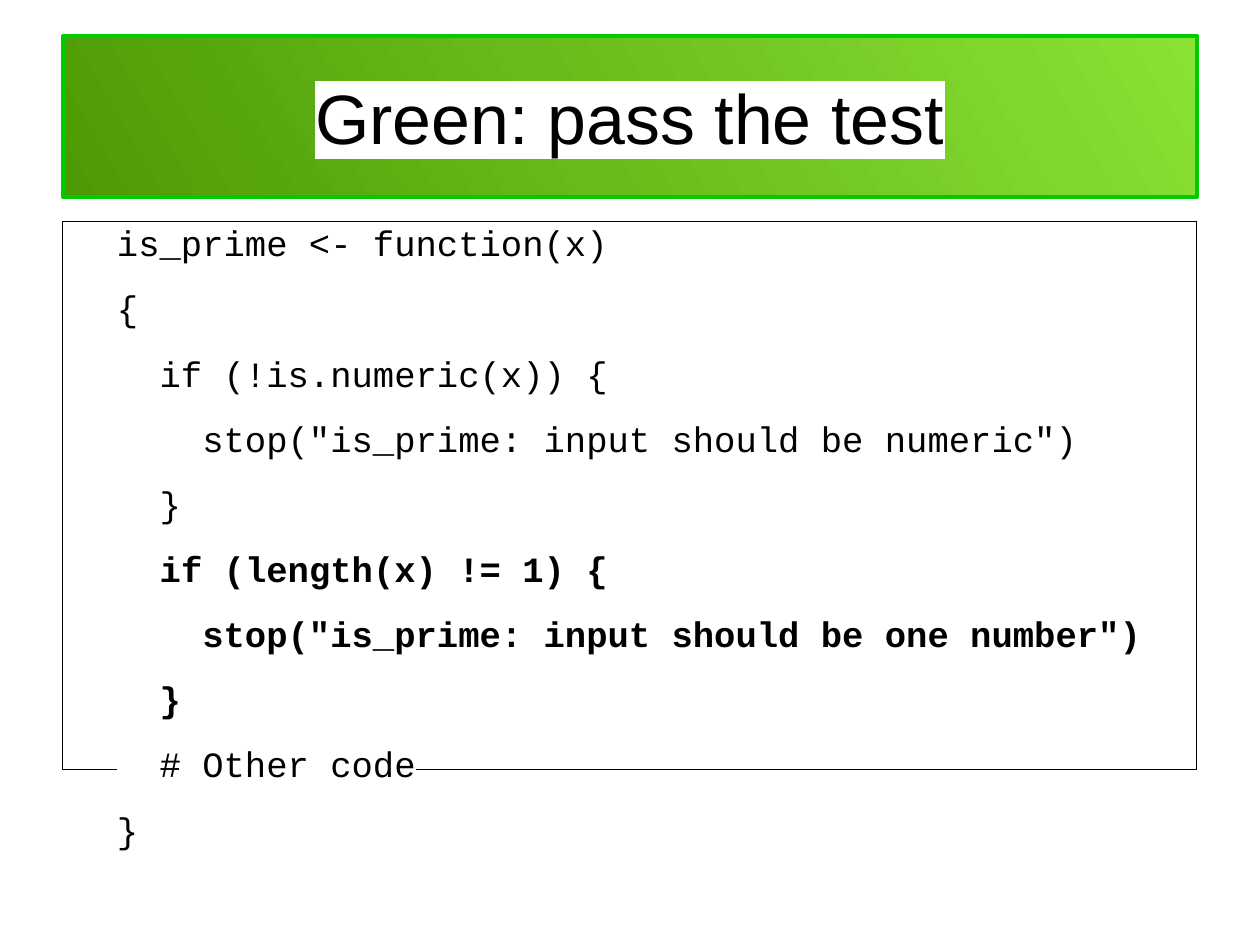
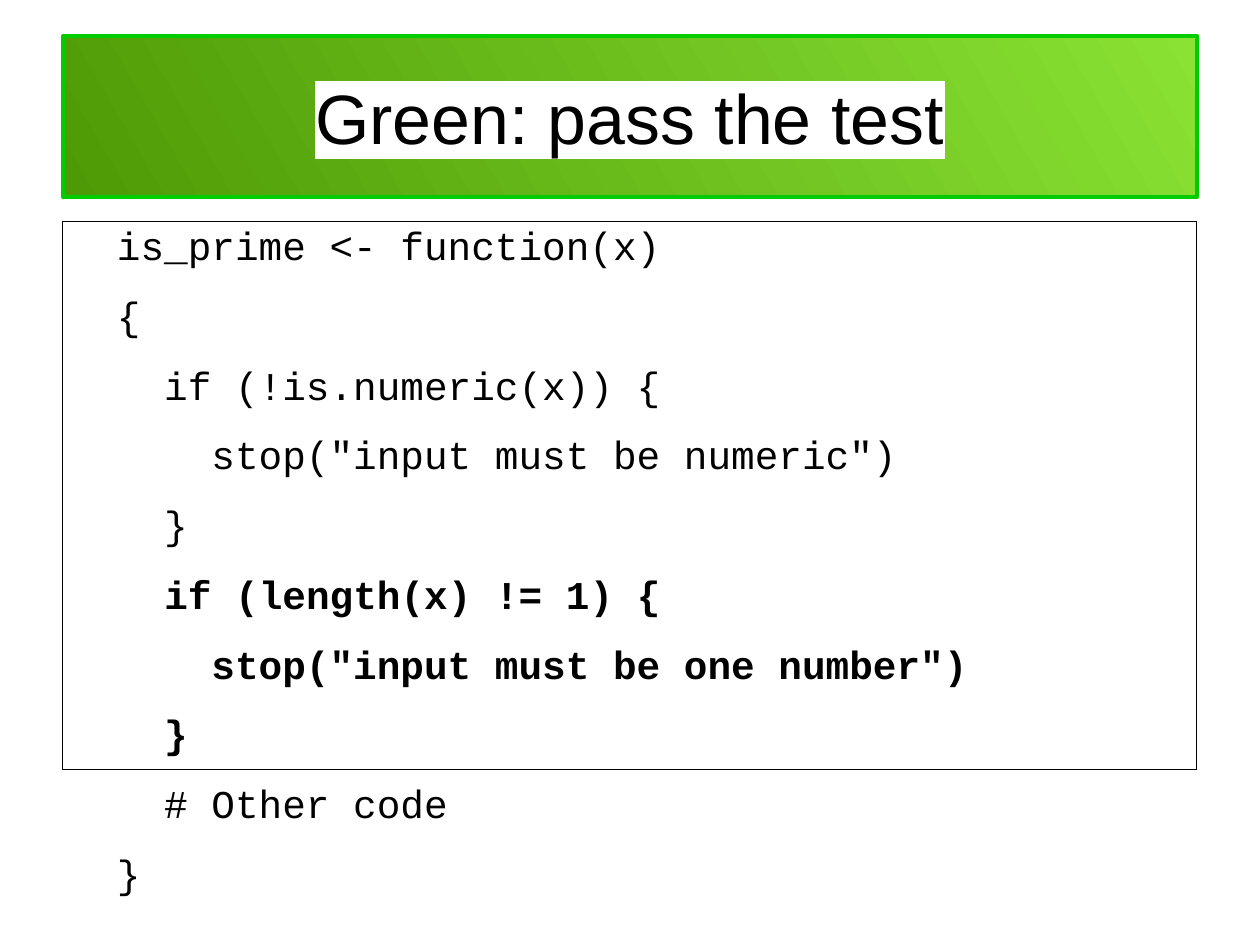
Before and after one commit to richelbilderbeek/PresentationsAboutR, a slide deck: slide 20 of TestDrivenDevelopment/TestDrivenDevelopment.odp. Drawn at 1260x945 pixels with LibreOffice and Linux fonts; fonts in the diff are those of the drawing. Boxes give left, top, right and bottom in pixels: in the first picture for what was removed or moved away, otherwise in the second. Text is boxed around its words. In the diff, an @@ line names an element or a change of style, - is before the commit and + after.

```diff
--- a/TestDrivenDevelopment/TestDrivenDevelopment.odp
+++ b/TestDrivenDevelopment/TestDrivenDevelopment.odp
@@ text at bbox=[117, 232, 660, 618]: size 22.4 to 24.8 pt in "is_prime <- function(x)", "{", "if (!is.numeric(x)) {", "}" and 4 more places @@
@@ text at bbox=[211, 441, 897, 478]: text changed; size 22.4 to 24.8 pt @@
-stop("is_prime: input should be numeric")
+stop("input must be numeric")
@@ text at bbox=[211, 650, 967, 688]: text changed; size 22.4 to 24.8 pt @@
-stop("is_prime: input should be one number")
+stop("input must be one number")
```
Also in this commit, not shown: 6 other slides changed, 1 other file.
